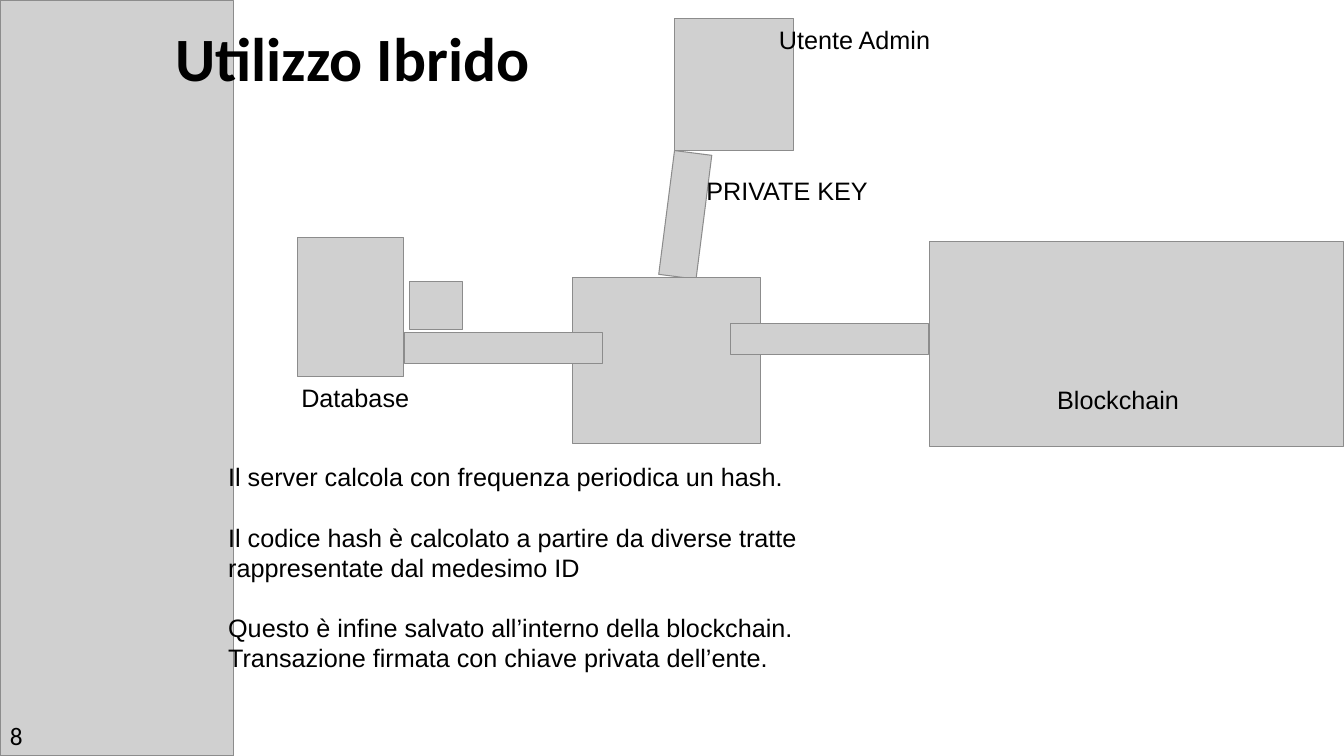
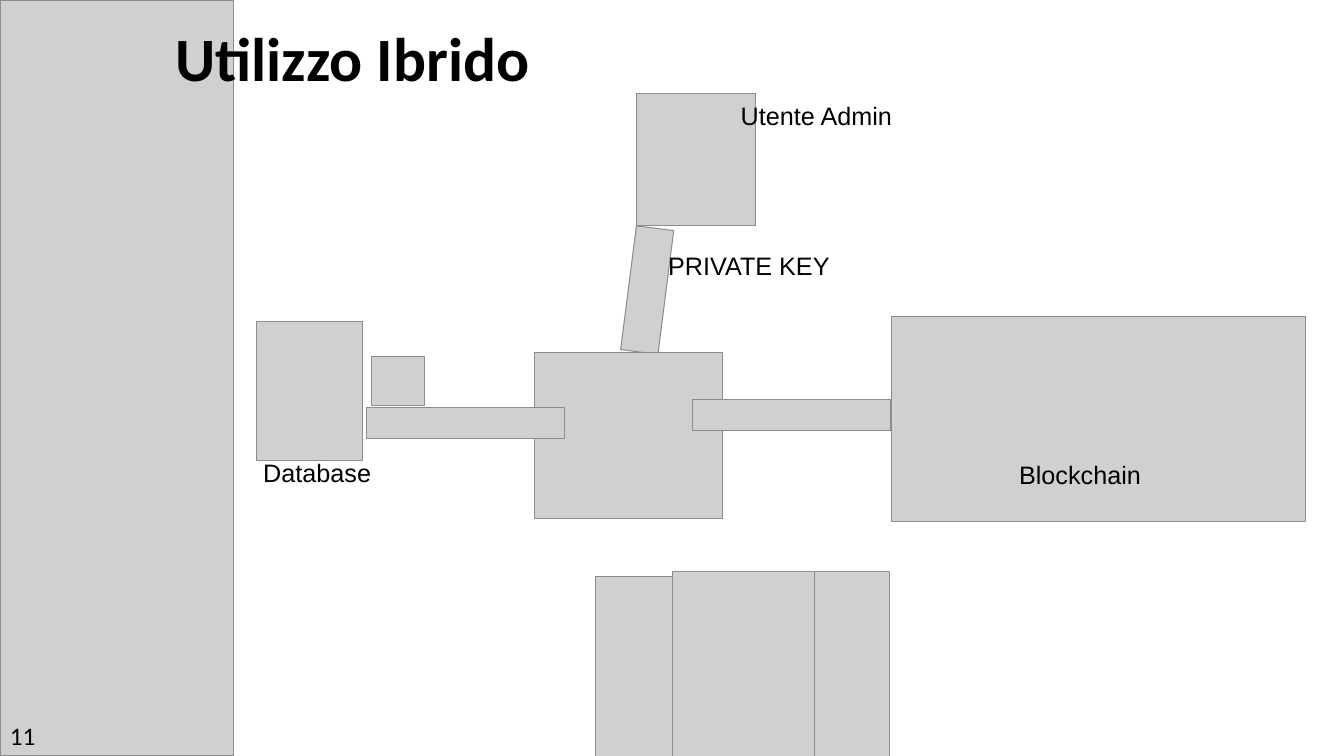
Before and after one commit to MrSecret35/Tesi_Triennale_Blockchain, a slide deck: slide 11 of presentazione_laurea/Presentazione_Laurea.pptx (slide 8 before the commit). Drawn at 1344x756 pixels with LibreOffice and Linux fonts; fonts in the diff are those of the drawing; grey boxes stand for pictures. Boxes give left, top, right and bottom in pixels: in the first picture for what was removed or moved away, otherwise in the second. Text is boxed around its words. In the diff, an @@ line names an element or a change of style, - is before the commit and + after.

```diff
--- a/presentazione_laurea/Presentazione_Laurea.pptx
+++ b/presentazione_laurea/Presentazione_Laurea.pptx
@@ picture: place and size @@
-picture at [297, 237, 403, 377]
+picture at [257, 322, 363, 462]
@@ text removed at [228, 466, 796, 673] @@
-Il server calcola con frequenza periodica un hash.
-Il codice hash è calcolato a partire da diverse tratte rappresentate dal medesimo ID
-Questo è infine salvato all’interno della blockchain.
-Transazione firmata con chiave privata dell’ente.
@@ 7 pictures, 4 texts: place and size @@
-7 pictures, 4 texts at [301, 18, 1344, 447]
+7 pictures, 4 texts at [263, 94, 1307, 521]
@@ picture added at [596, 577, 739, 756] @@
@@ picture added at [673, 572, 816, 756] @@
@@ picture added at [747, 572, 890, 756] @@
@@ text at [10, 728, 36, 745]: text changed @@
-8
+11
```
Also in this commit, not shown: 7 other slides changed, 10 slides added, 1 slide removed, 9 other files.
